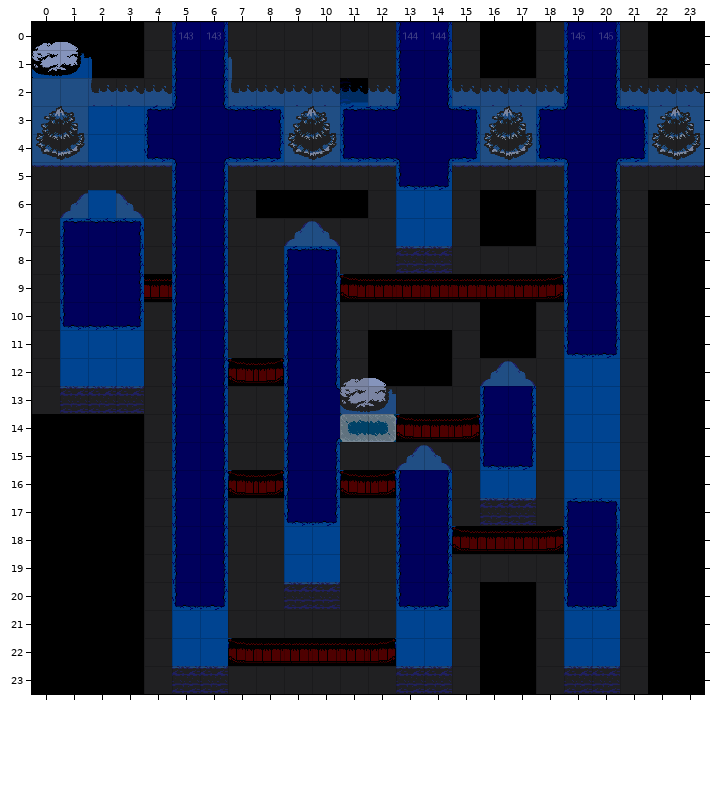
Two versions of a level (Tiled map, bgs/maps/dark_02.tmx). The picture above is the old version.
Cells are 32x32 px. Shown: x 0..23, y 0..23.
Once edited:
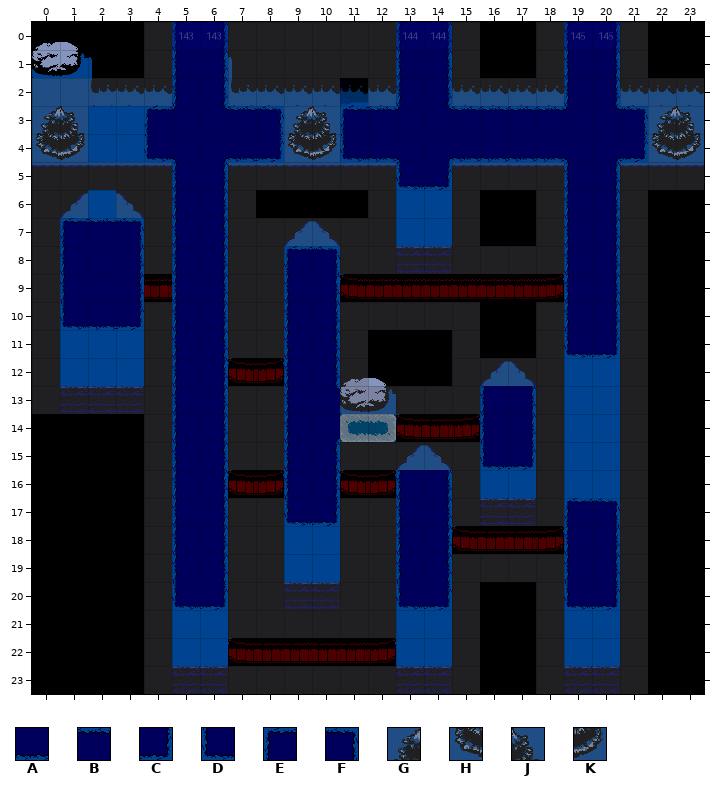
Key: from "forest01_night": A 5, B 7, C 8, D 9, E 10, F 11, G 31, H 32, J 33, K 34.
_ is an empty cell.
See-through tiles are keyed as they look on the map.
Changes in this commit:
Layer "decor":
y 3: x 15..18 F__E -> BBBB
y 4: x 15..18 C__D -> AAAA
Layer "colliders":
y 3: x 16..17 GJ -> __
y 4: x 16..17 HK -> __
Boxes around the changes in both pictures, in picture pixels (x1, y1, x2, y2):
changed: (452, 106, 564, 162)
